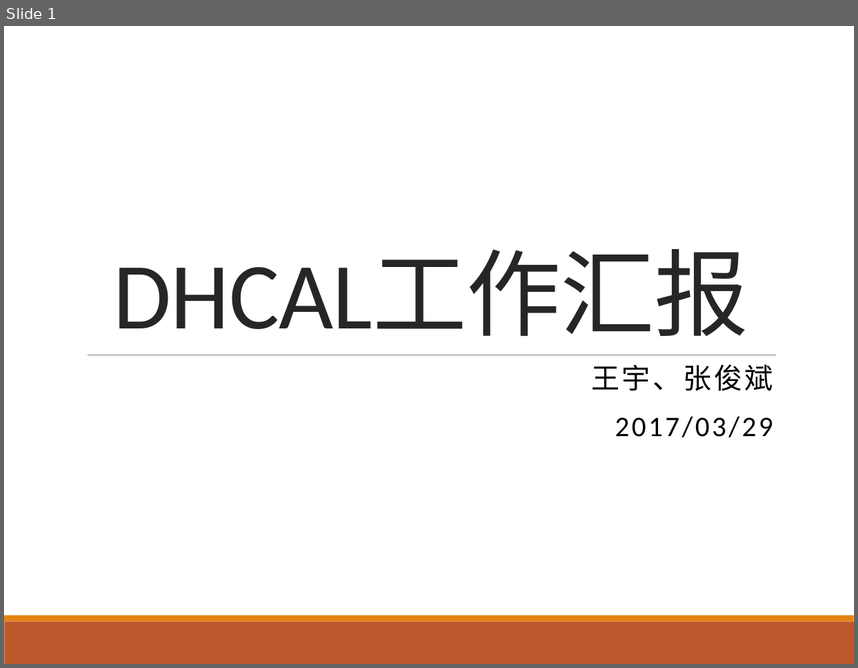
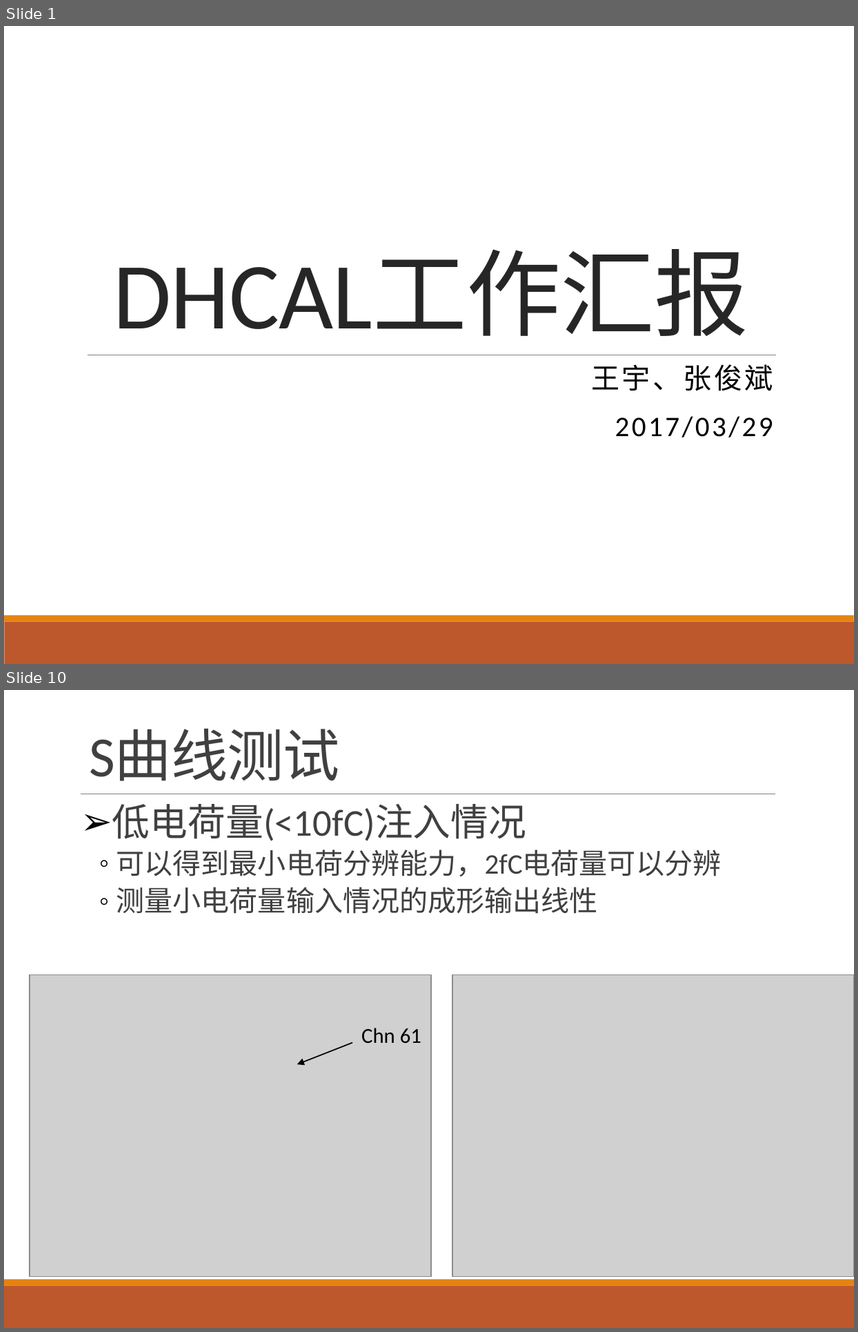
Before and after one commit to wyu0725/SDHCAL_DAQ, a slide deck: Slides/SDHCAL_20170329.pptx. Shown one above the other, each under a label of ours: slide 1 before the commit, slides 1 and 10 after it; the slides between them are not shown. The pictures are 858x668 and 858x1332 pixels, drawn with LibreOffice and Linux fonts; fonts in the diff are those of the drawing; grey boxes stand for pictures. Boxes give left, top, right and bottom in pixels: in the first picture for what was removed or moved away, otherwise in the second. Text is boxed around its words. In the diff, an @@ line names an element or a change of style, - is before the commit and + after.

```diff
--- a/Slides/SDHCAL_20170329.pptx
+++ b/Slides/SDHCAL_20170329.pptx
@@ slide 10 added at [4,690,854,1328], background #FFFFFF; not listed: 2 template elements that a slide beside it also shows @@
@@ title added at [89,729,340,781], 48 pt, text #404040 @@
+S曲线测试
@@ line added from (81, 793) to (775, 793), #808080 0.5 pt @@
@@ text added at [112,804,722,914], 24 pt, text #404040 @@
+➢ 低电荷量(<10fC)注入情况
+  ◦ 可以得到最小电荷分辨能力，2fC电荷量可以分辨
+  ◦ 测量小电荷量输入情况的成形输出线性
@@ picture added at [30,975,430,1276] @@
@@ picture added at [452,975,854,1276] @@
@@ text added at [361,1027,421,1043], 18 pt, text #000000 @@
+Chn 61
@@ arrow added from (352, 1043) to (297, 1064), #000000 1 pt @@
```
Also in this commit, not shown: 12 other slides added, 1 slide removed, 6 other files.
